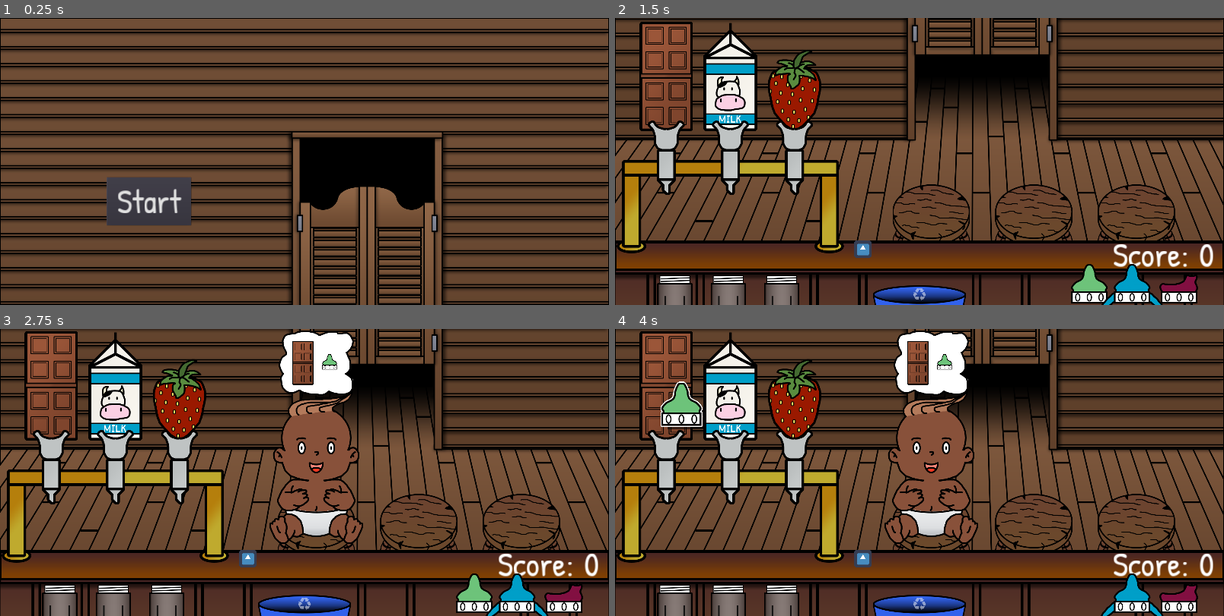
Above: before the commit, frames 1-4 (two rows, left to right).
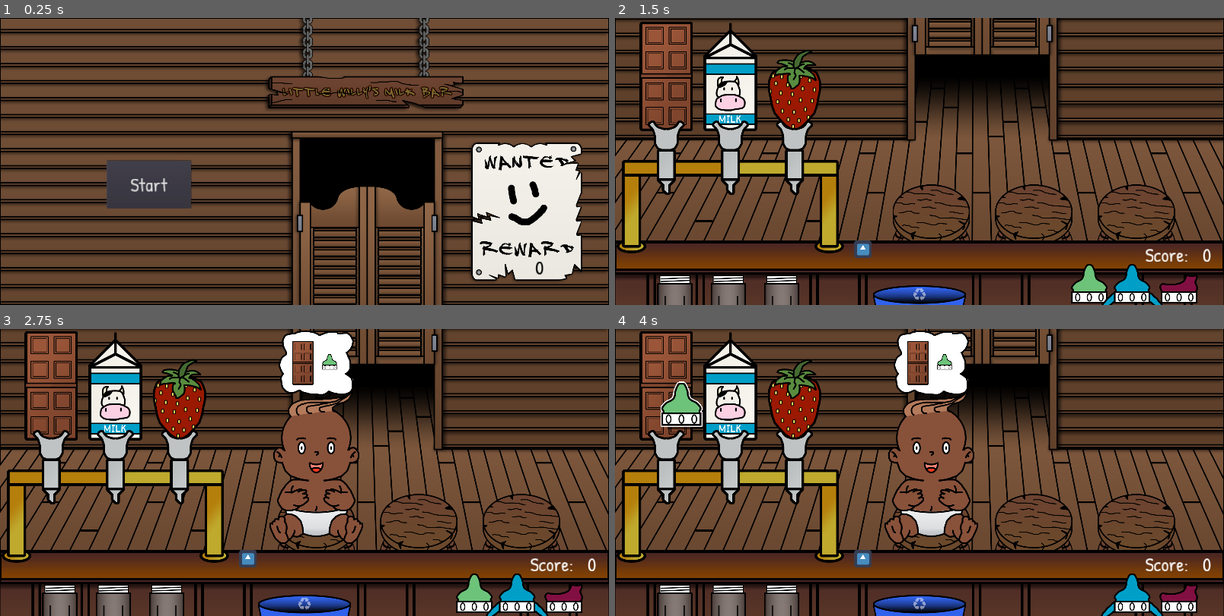
Above: after the commit, the same moments.

Repository: Gravedigger7789/little-willys-milk-bar
Game: Godot game, scene res://World.tscn
Same seed, same stepped clock (60 frames per second), same inputs: the game is played once before the commit and once after it. The engine's default icon, where the game draws it, is replaced by a stand-in: a white triangle on a blue panel in a dark square.
Inputs (mouse positions are in pixels of both pictures, inside the frame that each line leads up to):
- Up to frame 1 (0.25 s): no input
- Up to frame 2 (1.5 s): click "Start" at 0.5 s; drag from (663, 121) to (663, 250) at 1.27 s
- Up to frame 3 (2.75 s): tap Enter at 2 s; drag from (115, 397) to (316, 463) at 2.02 s
- Up to frame 4 (4 s): tap Space at 2.75 s; move the mouse to (791, 397) at 2.77 s; press the mouse at (791, 397) at 2.78 s; release the mouse at (791, 397) at 3.5 s; tap Enter at 3.5 s; drag from (1090, 593) to (663, 397) at 3.52 s

The runs differ from the first frame. In frame 1, 14% of the frame differs, in the area x 17-96%, y 0-92%; in frame 2, 0.6%; in frame 3, 0.6%; in frame 4, 0.6%.

Commit message:
Adding high score

Diff:
--- a/World.gd
+++ b/World.gd
@@ -1,5 +1,8 @@
 extends Node
 
+
+const DATA_PATH = "user://data.json"
+var data := {}
 
 var current_score := 0.0
 var high_score := 0.0
@@ -8,7 +11,20 @@
 onready var baby_spawner_2: Node2D = $Bar/Stools/BabySpawner2
 onready var baby_spawner_3: Node2D = $Bar/Stools/BabySpawner3
 onready var score_label: Label = $HBoxContainer/Label2
+onready var high_score_label: Label = $Background/Wanted/HighScore
 onready var camera_2d: Camera2D = $Camera2D
+
+
+func _enter_tree() -> void:
+	var file := File.new()
+	if file.file_exists(DATA_PATH):
+		var open = file.open(DATA_PATH, File.READ)
+		if open == OK:
+			while file.get_position() < file.get_len():
+				data = parse_json(file.get_line())
+			file.close()
+		for key in data:
+			set(key, data[key])
 
 
 func _ready() -> void:
@@ -16,6 +32,8 @@
 	var _connected = baby_spawner.connect("spawned_baby", self, "_on_Spawned_Baby")
 	_connected = baby_spawner_2.connect("spawned_baby", self, "_on_Spawned_Baby")
 	_connected = baby_spawner_3.connect("spawned_baby", self, "_on_Spawned_Baby")
+	high_score_label.text = str(high_score)
+
 
 func _start_game() -> void:
 	var tween := create_tween().set_trans(Tween.TRANS_SINE).set_ease(Tween.EASE_OUT)
@@ -33,7 +51,21 @@
 func _on_Baby_Satisfied(score: float) -> void:
 	current_score += score
 	score_label.text = str(current_score)
+	if high_score < current_score:
+		high_score = current_score
+		high_score_label.text = str(high_score)
+		save_data()
 
 
 func _on_Button_pressed() -> void:
 	_start_game()
+
+
+func save_data() -> void:
+	var file = File.new()
+	file.open(DATA_PATH, File.WRITE)
+	var json_data = {
+		"high_score": high_score,
+	}
+	file.store_line(to_json(json_data))
+	file.close()
--- a/World.tscn
+++ b/World.tscn
@@ -13,6 +13,9 @@
 [ext_resource path="res://src/Objects/Tap.tscn" type="PackedScene" id=11]
 [ext_resource path="res://assets/music/theme.wav" type="AudioStream" id=12]
 [ext_resource path="res://assets/tap/milk-tap.png" type="Texture" id=13]
+[ext_resource path="res://assets/background/sign.png" type="Texture" id=14]
+[ext_resource path="res://assets/background/wanted.png" type="Texture" id=15]
+[ext_resource path="res://src/GUI/Font.tres" type="DynamicFont" id=16]
 
 [node name="World" type="Node"]
 script = ExtResource( 3 )
@@ -38,11 +41,31 @@
 
 [node name="Button" type="Button" parent="Background"]
 margin_left = 400.0
-margin_top = 600.0
+margin_top = 536.0
 margin_right = 716.0
-margin_bottom = 780.0
+margin_bottom = 716.0
 theme = ExtResource( 10 )
 text = " Start "
+
+[node name="Title" type="Sprite" parent="Background"]
+position = Vector2( 1360, 168 )
+texture = ExtResource( 14 )
+
+[node name="Wanted" type="Sprite" parent="Background"]
+position = Vector2( 1968, 728 )
+texture = ExtResource( 15 )
+
+[node name="HighScore" type="Label" parent="Background/Wanted"]
+margin_left = -48.0
+margin_top = 160.0
+margin_right = 152.0
+margin_bottom = 260.0
+rect_min_size = Vector2( 200, 100 )
+theme = ExtResource( 10 )
+custom_colors/font_color = Color( 0, 0, 0, 1 )
+custom_fonts/font = ExtResource( 16 )
+align = 1
+valign = 1
 
 [node name="Bar" type="Node2D" parent="."]
 
@@ -90,10 +113,10 @@
 alignment = 2
 
 [node name="Label" type="Label" parent="HBoxContainer"]
-margin_left = 1857.0
-margin_top = 2.0
+margin_left = 1984.0
+margin_top = 39.0
 margin_right = 2148.0
-margin_bottom = 176.0
+margin_bottom = 138.0
 rect_min_size = Vector2( 40, 32 )
 theme = ExtResource( 10 )
 text = "Score:"
@@ -102,9 +125,9 @@
 
 [node name="Label2" type="Label" parent="HBoxContainer"]
 margin_left = 2152.0
-margin_top = 2.0
+margin_top = 39.0
 margin_right = 2280.0
-margin_bottom = 176.0
+margin_bottom = 138.0
 rect_min_size = Vector2( 128, 32 )
 theme = ExtResource( 10 )
 text = "0"
--- /dev/null
+++ b/src/GUI/Font.tres
@@ -0,0 +1,9 @@
+[gd_resource type="DynamicFont" load_steps=2 format=2]
+
+[sub_resource type="DynamicFontData" id=1]
+font_path = "res://assets/fonts/PatrickHand-Regular.ttf"
+
+[resource]
+size = 72
+use_filter = true
+font_data = SubResource( 1 )
--- a/src/GUI/Theme.tres
+++ b/src/GUI/Theme.tres
@@ -1,11 +1,6 @@
-[gd_resource type="Theme" load_steps=3 format=2]
+[gd_resource type="Theme" load_steps=2 format=2]
 
-[ext_resource path="res://assets/fonts/PatrickHand-Regular.ttf" type="DynamicFontData" id=1]
-
-[sub_resource type="DynamicFont" id=1]
-size = 128
-use_filter = true
-font_data = ExtResource( 1 )
+[ext_resource path="res://src/GUI/Font.tres" type="DynamicFont" id=1]
 
 [resource]
-default_font = SubResource( 1 )
+default_font = ExtResource( 1 )
Not shown: 1 places in World.tscn that only renumber resources
